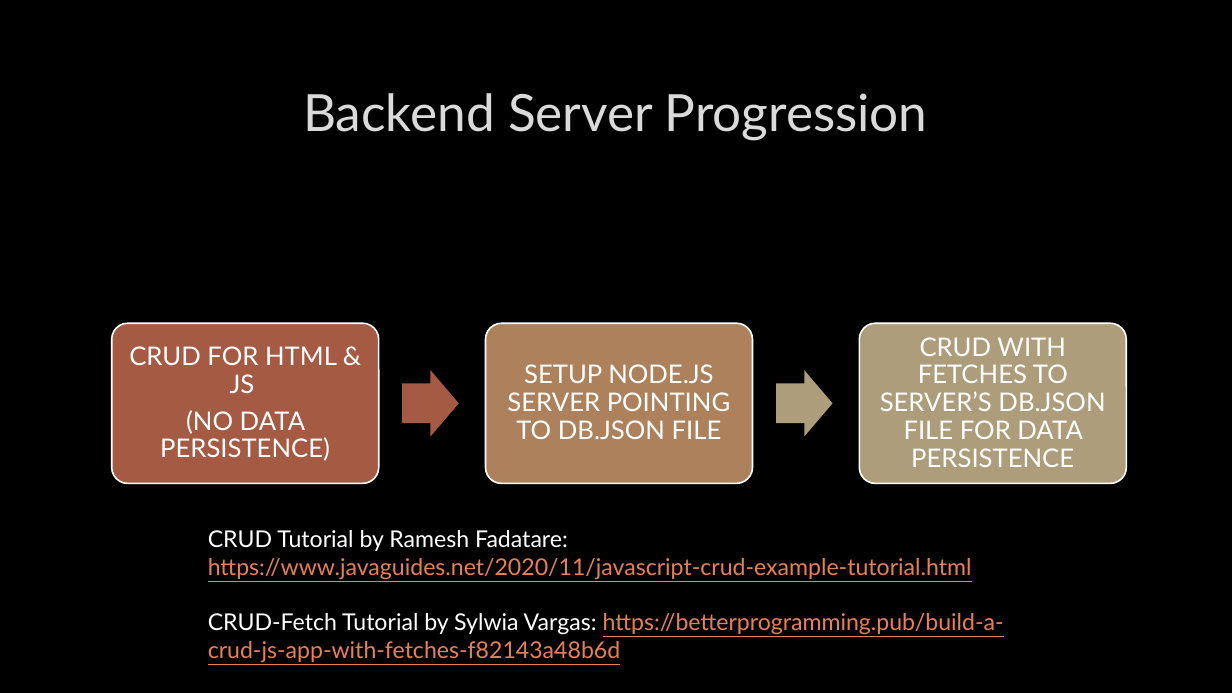
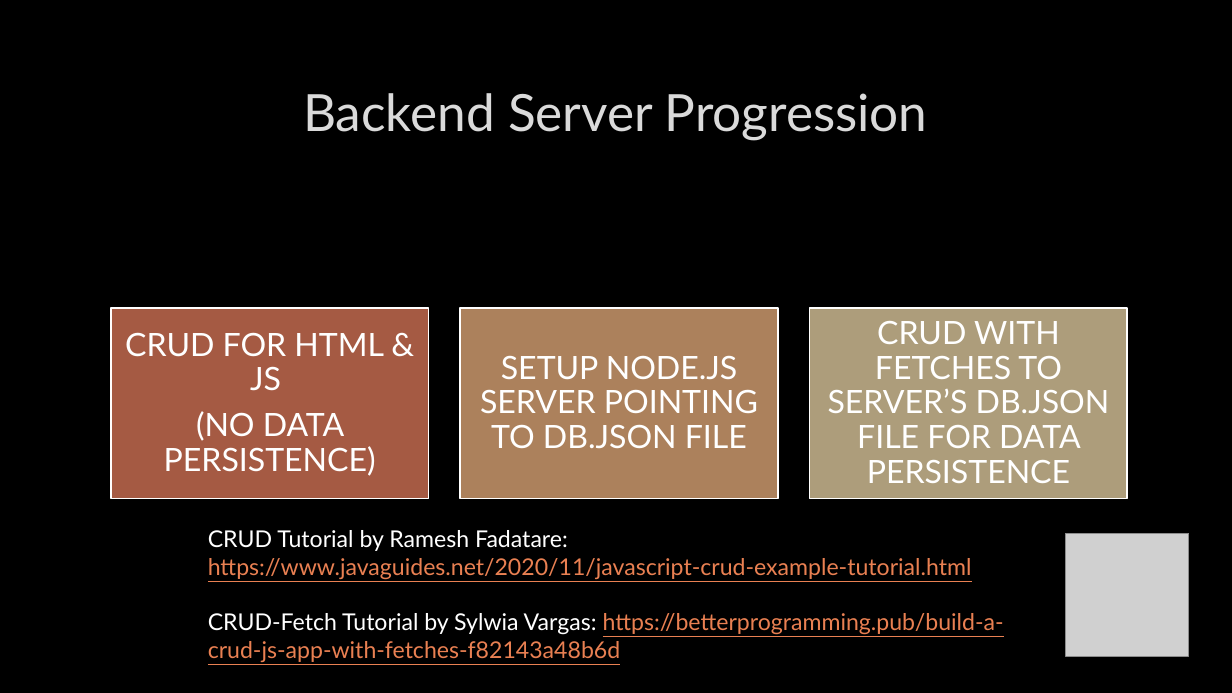
Before and after one commit to mstaloch/324project, a slide deck: slide 4 of FinProjTeamStats.pptx. Drawn at 1232x693 pixels with LibreOffice and Linux fonts; fonts in the diff are those of the drawing; grey boxes stand for pictures; background and template pictures are left out. Boxes give left, top, right and bottom in pixels: in the first picture for what was removed or moved away, otherwise in the second. Text is boxed around its words. In the diff, an @@ line names an element or a change of style, - is before the commit and + after.

```diff
--- a/FinProjTeamStats.pptx
+++ b/FinProjTeamStats.pptx
@@ text "CRUD FOR HTML & JS": place and size @@
-text "CRUD FOR HTML & JS" at [129,346,337,461]
+text "CRUD FOR HTML & JS" at [125,332,384,476]
@@ rectangle added at [111,308,429,498], fill #A55A43, outline #FFFFFF 1.25 pt @@
@@ text "SETUP NODE.JS SERVER POINTING TO ...": place and size @@
-text "SETUP NODE.JS SERVER POINTING TO ..." at [507,364,731,439]
+text "SETUP NODE.JS SERVER POINTING TO ..." at [480,356,758,448]
@@ rectangle: place and size @@
-rectangle at [485,323,752,483]
+rectangle at [460,308,778,498]
@@ rectangle at [460,308,778,498]: rounded rectangle to rectangle @@
@@ size 20 to 25 pt; more space between paragraphs in 3 elements at [480,356,758,448], [125,332,384,476], [828,321,1110,483] @@
@@ text "CRUD WITH FETCHES TO SERVER’S ...": place and size @@
-text "CRUD WITH FETCHES TO SERVER’S ..." at [880,337,1105,467]
+text "CRUD WITH FETCHES TO SERVER’S ..." at [828,321,1110,483]
@@ rectangle added at [810,308,1128,498], fill #AD9D7B, outline #FFFFFF 1.25 pt @@
@@ group removed at [112,323,1127,483]: 2 rounded rectangles, 2 right arrows @@
@@ picture added at [1066,533,1189,656] @@
```
Also in this commit, not shown: 3 other slides changed.
